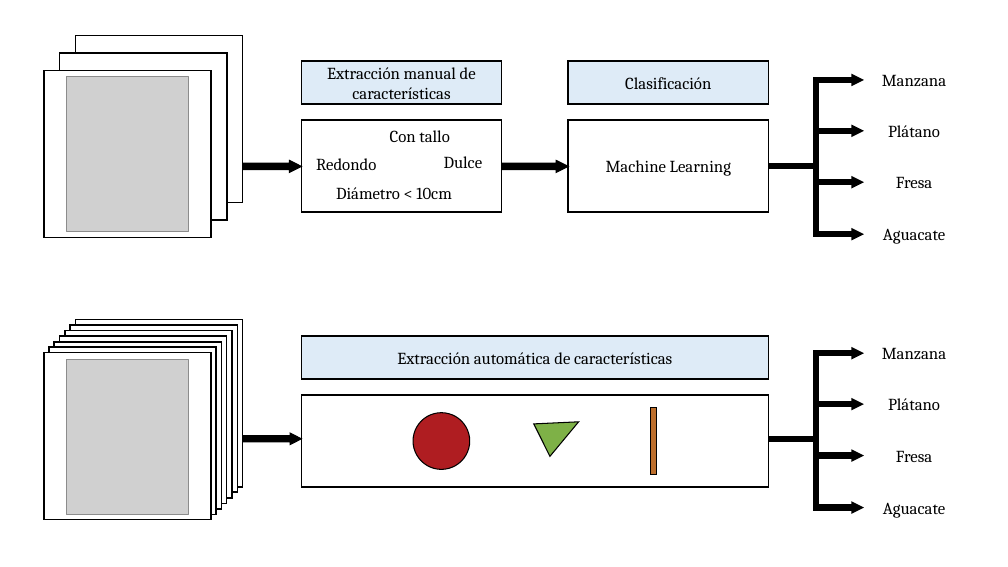
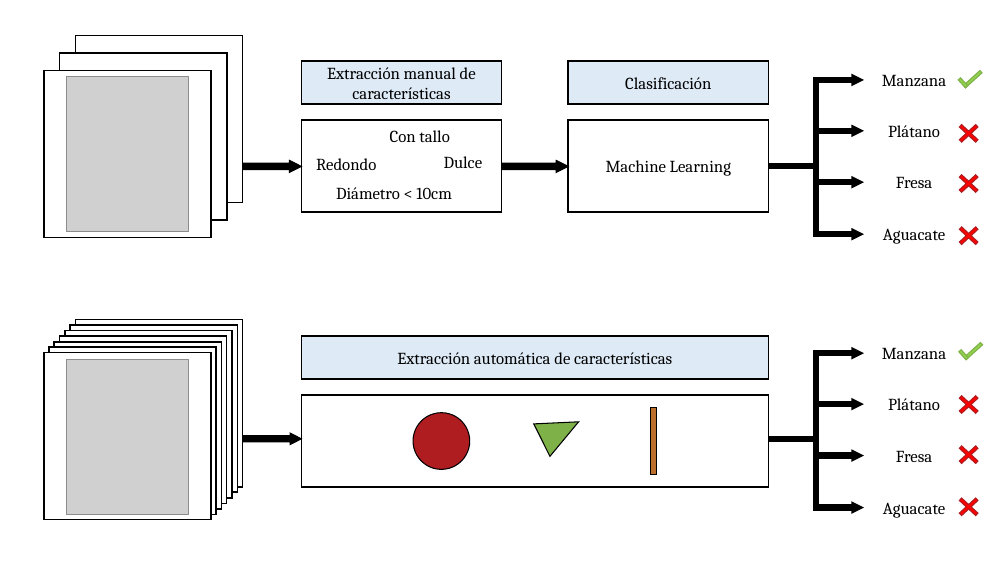
Before and after one commit to cvazquezlos/Evolutionary-Approaches-for-Artificial-Neural-Networks, a slide deck: slide 1 of docs/resources/Fig14.pptx. Drawn at 1008x567 pixels with LibreOffice and Linux fonts; fonts in the diff are those of the drawing; grey boxes stand for pictures. Boxes give left, top, right and bottom in pixels: in the first picture for what was removed or moved away, otherwise in the second. Text is boxed around its words. In the diff, an @@ line names an element or a change of style, - is before the commit and + after.

```diff
--- a/docs/resources/Fig14.pptx
+++ b/docs/resources/Fig14.pptx
@@ math minus added at <box>953,73,973,92</box>, fill #92D050, outline #7EB147 1 pt @@
@@ math minus added at <box>958,64,989,94</box>, fill #92D050, outline #7EB147 1 pt @@
@@ cross added at <box>953,119,985,147</box>, fill #FF0000, outline #AD1D21 1 pt @@
@@ cross added at <box>953,169,985,198</box>, fill #FF0000, outline #AD1D21 1 pt @@
@@ cross added at <box>953,222,985,250</box>, fill #FF0000, outline #AD1D21 1 pt @@
@@ math minus added at <box>954,345,973,365</box>, fill #92D050, outline #7EB147 1 pt @@
@@ math minus added at <box>958,336,990,366</box>, fill #92D050, outline #7EB147 1 pt @@
@@ cross added at <box>953,390,985,419</box>, fill #FF0000, outline #AD1D21 1 pt @@
@@ cross added at <box>953,440,985,469</box>, fill #FF0000, outline #AD1D21 1 pt @@
@@ cross added at <box>953,492,985,521</box>, fill #FF0000, outline #AD1D21 1 pt @@
```
Also in this commit, not shown: 8 other files.
